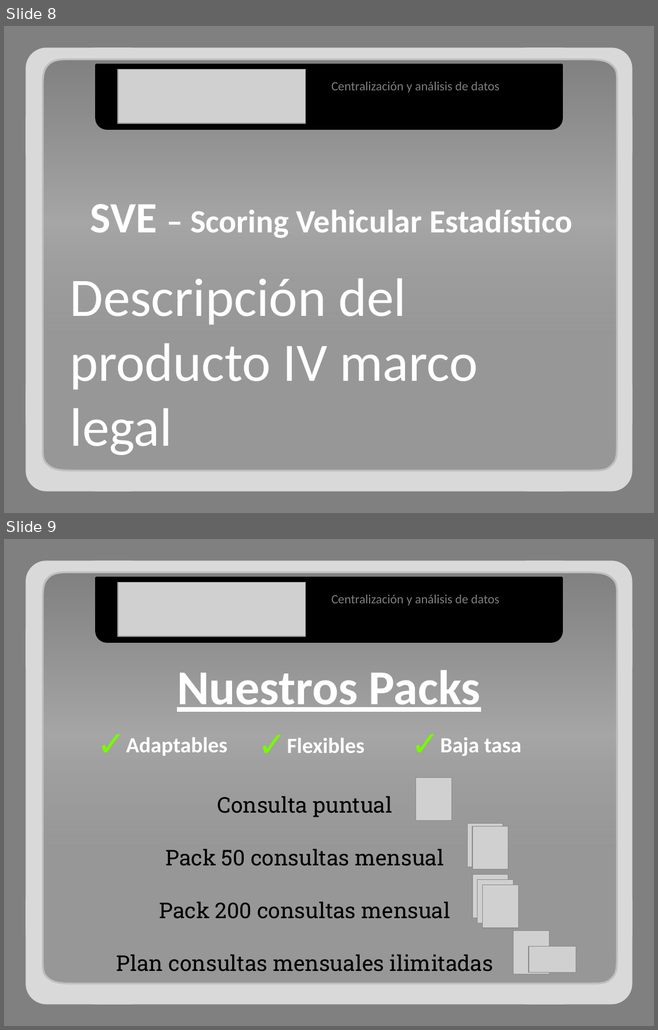
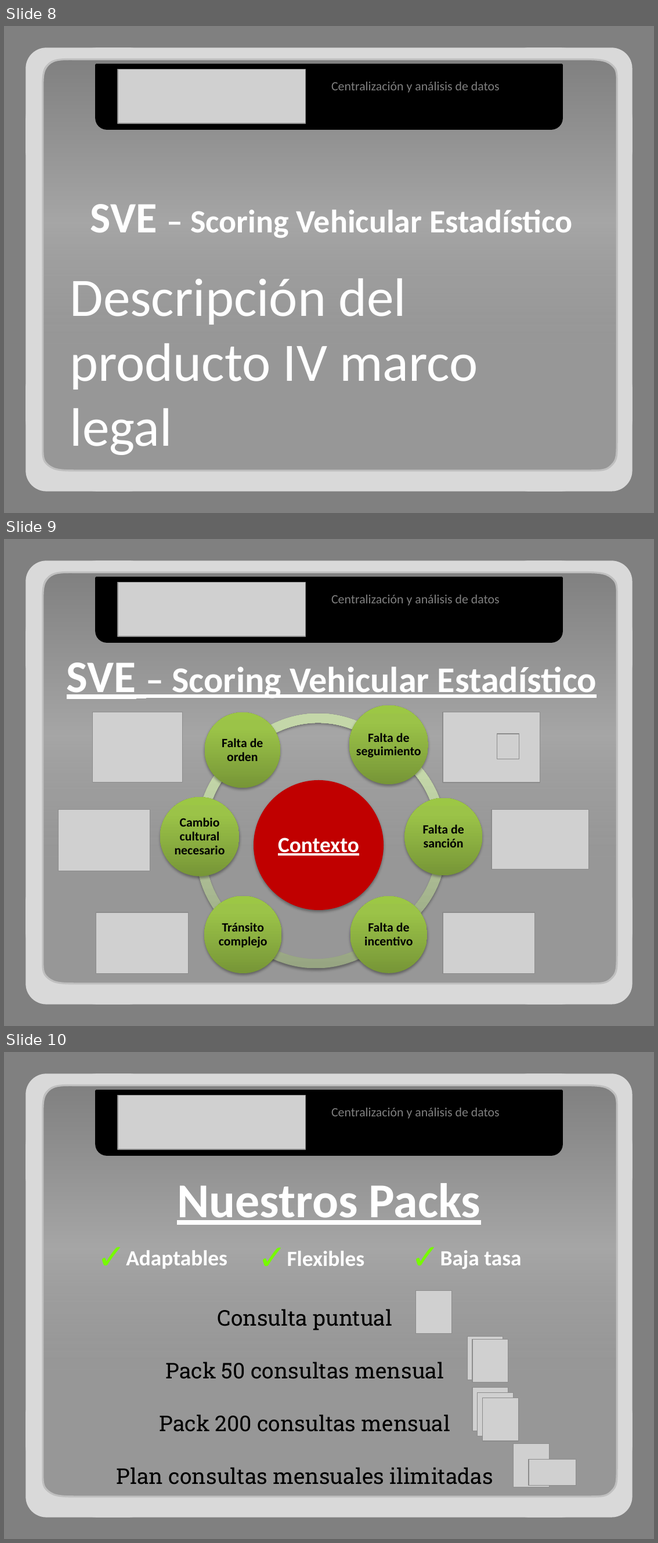
Before and after one commit to adrianachelotti/tallerdesarrollo1ero2011, a slide deck: Presentacion/Comercial/Presentacion Comercial.pptx. Shown one above the other, each under a label of ours: slides 8 and 9 before the commit, slides 8, 9 and 10 after it. The pictures are 658x1030 and 658x1543 pixels, drawn with LibreOffice and Linux fonts; fonts in the diff are those of the drawing; grey boxes stand for pictures. Boxes give left, top, right and bottom in pixels: in the first picture for what was removed or moved away, otherwise in the second. Text is boxed around its words. In the diff, an @@ line names an element or a change of style, - is before the commit and + after.

```diff
--- a/Presentacion/Comercial/Presentacion Comercial.pptx
+++ b/Presentacion/Comercial/Presentacion Comercial.pptx
@@ slide 9 added at (x1=4, y1=539, x2=654, y2=1026), background #808080 @@
@@ freeform shape added at (x1=42, y1=571, x2=617, y2=984), fill gradient #808080 to #A6A6A6, outline #BFBFBF 2 pt @@
@@ round same rect added at (x1=96, y1=578, x2=562, y2=642), fill #000000, outline #000000 2 pt @@
@@ picture added at (x1=118, y1=583, x2=306, y2=636) @@
@@ text added at (x1=331, y1=595, x2=499, y2=606), 14 pt, text #808080 @@
+Centralización y análisis de datos
@@ text added at (x1=67, y1=663, x2=596, y2=699), 40 pt, text #FFFFFF, bold, underline @@
+SVE – Scoring Vehicular Estadístico
@@ picture added at (x1=92, y1=712, x2=183, y2=783) @@
@@ picture added at (x1=442, y1=712, x2=540, y2=783) @@
@@ group added at (x1=160, y1=705, x2=481, y2=973): 7 ellipses, 7 texts, 6 arch (boxed as its full ring)s @@
+Contexto
+Falta de seguimiento
+Falta de sanción
+Falta de incentivo
+Tránsito complejo
+Cambio cultural necesario
+Falta de orden
@@ picture added at (x1=496, y1=734, x2=518, y2=759) @@
@@ picture added at (x1=58, y1=810, x2=150, y2=871) @@
@@ picture added at (x1=491, y1=810, x2=589, y2=870) @@
@@ group added at (x1=25, y1=560, x2=632, y2=1005): 5 rounded rectangles @@
@@ picture added at (x1=96, y1=913, x2=188, y2=973) @@
@@ picture added at (x1=442, y1=913, x2=535, y2=973) @@
@@ what was slide 9 is now slide 10 @@
```
Also in this commit, not shown: 15 other files.
